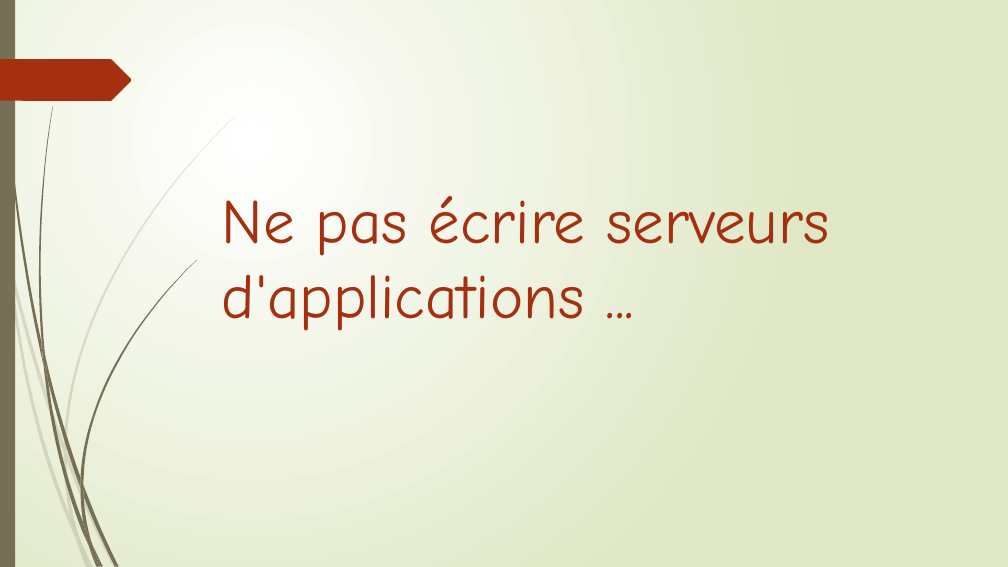
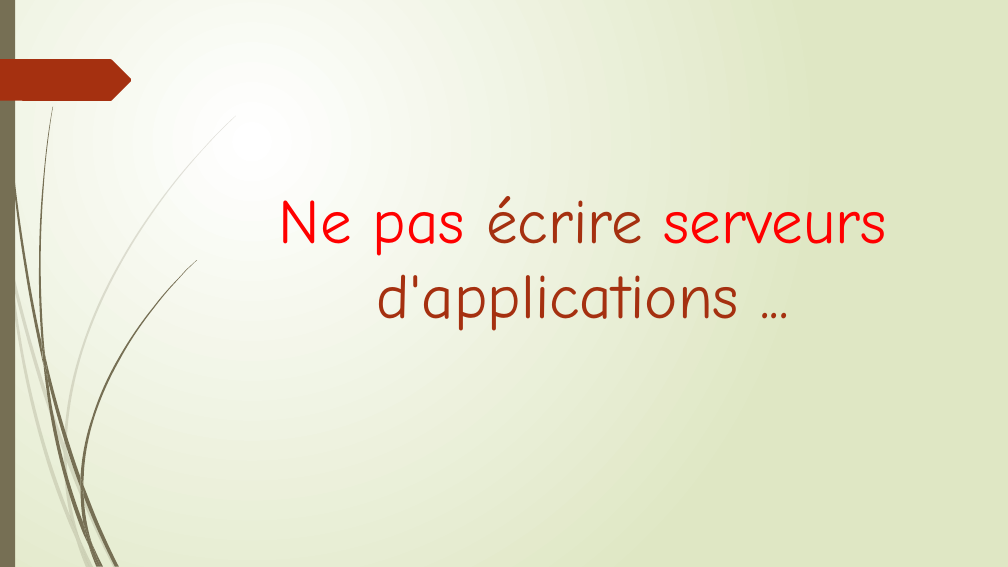
Before and after one commit to Tarek-Adra/TomEE, a slide deck: slide 16 of presentation.pptx (slide 18 before the commit). Drawn at 1008x567 pixels with LibreOffice and Linux fonts; fonts in the diff are those of the drawing. Boxes give left, top, right and bottom in pixels: in the first picture for what was removed or moved away, otherwise in the second. Text is boxed around its words. In the diff, an @@ line names an element or a change of style, - is before the commit and + after.

```diff
--- a/presentation.pptx
+++ b/presentation.pptx
@@ text "Ne pas écrire serveurs d'applications ..." at (x1=279, y1=196, x2=887, y2=331): text colour #A53010 to #FF0000 in "Ne pas serveurs"; alignment left to centre @@
```
Also in this commit, not shown: 5 other slides changed, 2 slides added, 4 slides removed, 2 other files.
